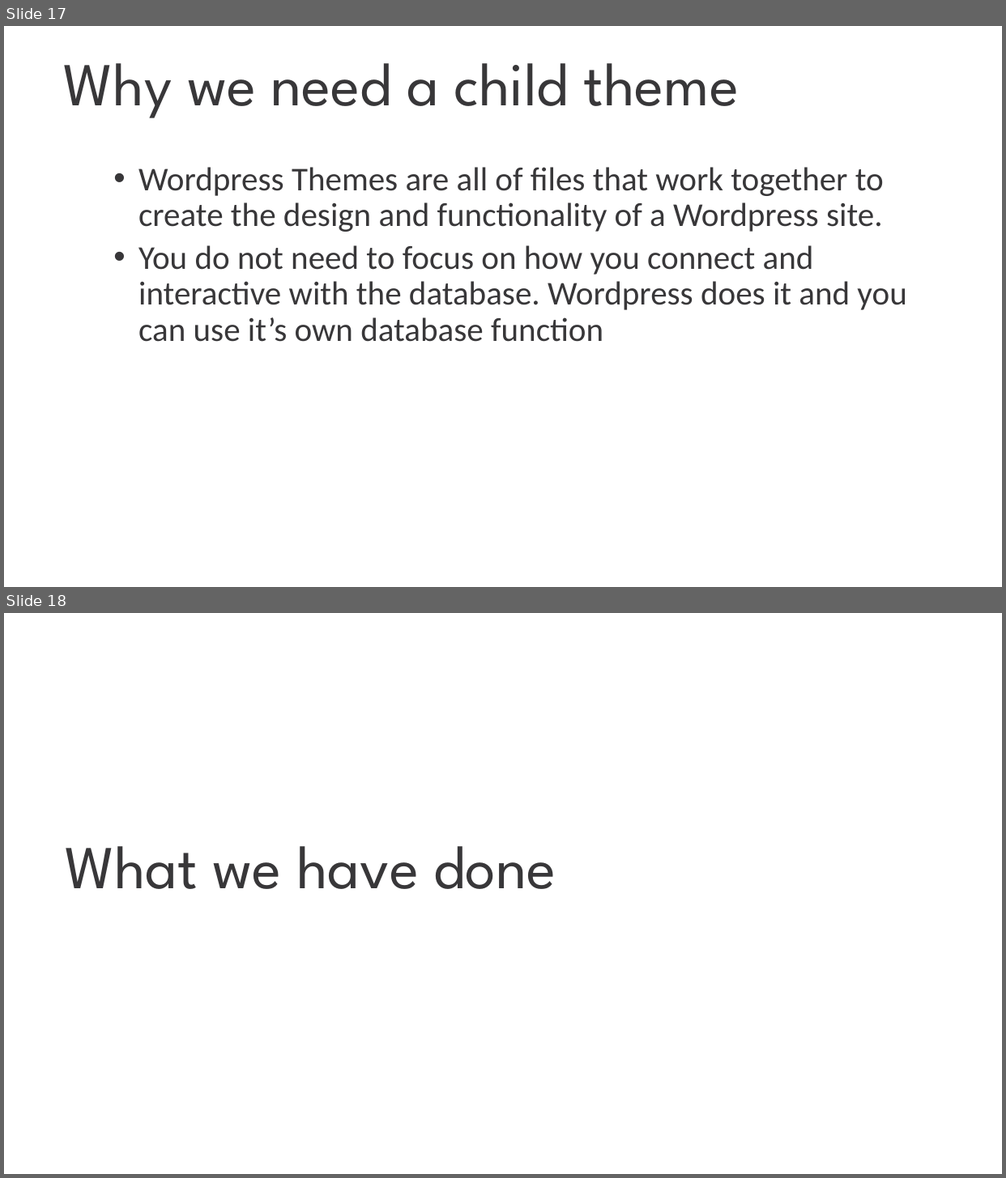
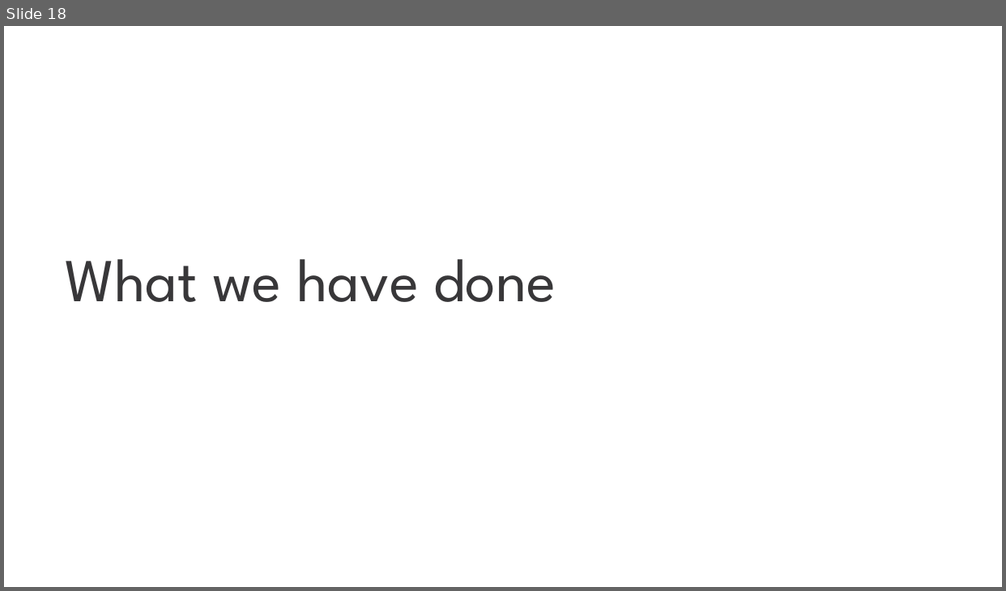
Before and after one commit to nam-tran-niteco/Wordpress-Demo, a slide deck: Wordpress Migration.pptx. Shown one above the other, each under a label of ours: slides 17 and 18 before the commit, slide 18 after it. The pictures are 1006x1178 and 1006x591 pixels, drawn with LibreOffice and Linux fonts; fonts in the diff are those of the drawing; background and template pictures are left out. Boxes give left, top, right and bottom in pixels: in the first picture for what was removed or moved away, otherwise in the second. Text is boxed around its words. In the diff, an @@ line names an element or a change of style, - is before the commit and + after.

```diff
--- a/Wordpress Migration.pptx
+++ b/Wordpress Migration.pptx
@@ slide 17 removed at bbox=[4, 26, 1002, 587], background picture (left out) @@
@@ title removed at bbox=[64, 63, 739, 118] @@
-Why we need a child theme
@@ text removed at bbox=[138, 167, 906, 342] @@
-  • Wordpress Themes are all of files that work together to create the design and functionality of a Wordpress site.
-  • You do not need to focus on how you connect and interactive with the database. Wordpress does it and you can use it’s own database function
```
Also in this commit, not shown: 7 slides changed, 5 slides added, 40 other slides removed.
